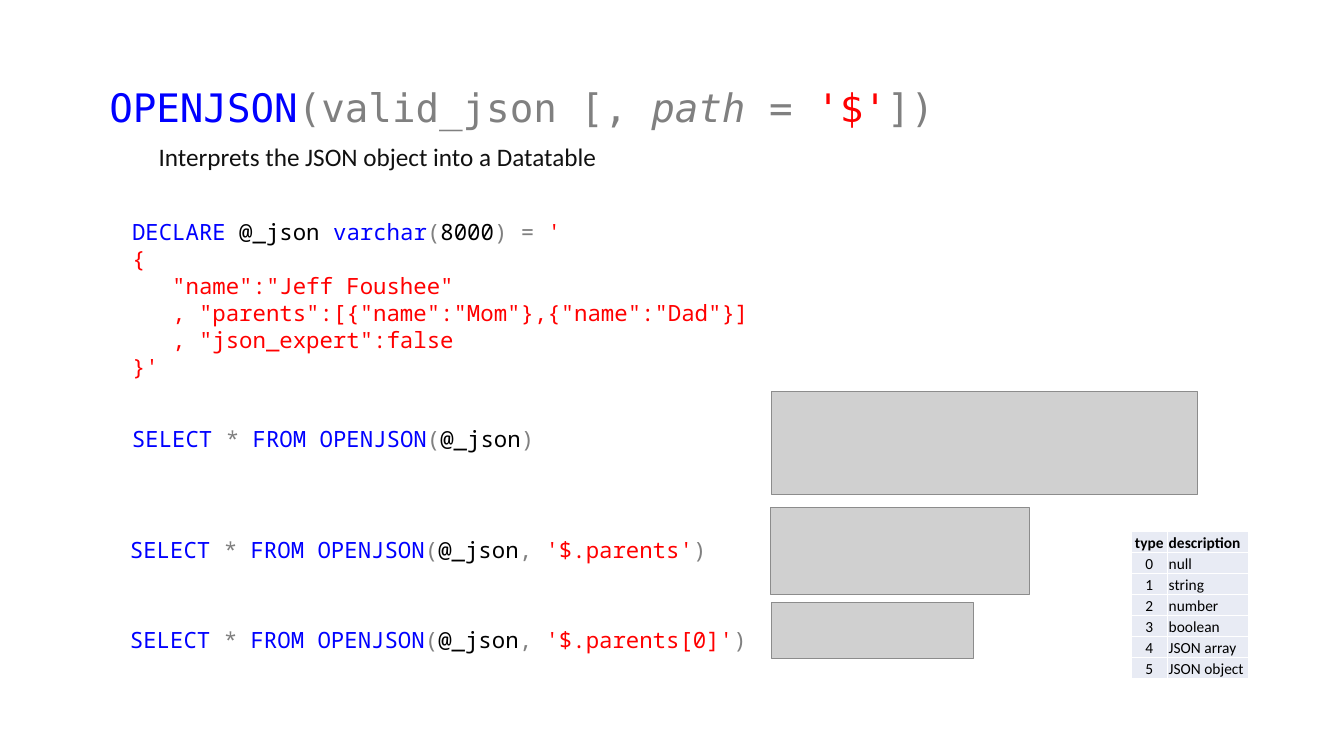
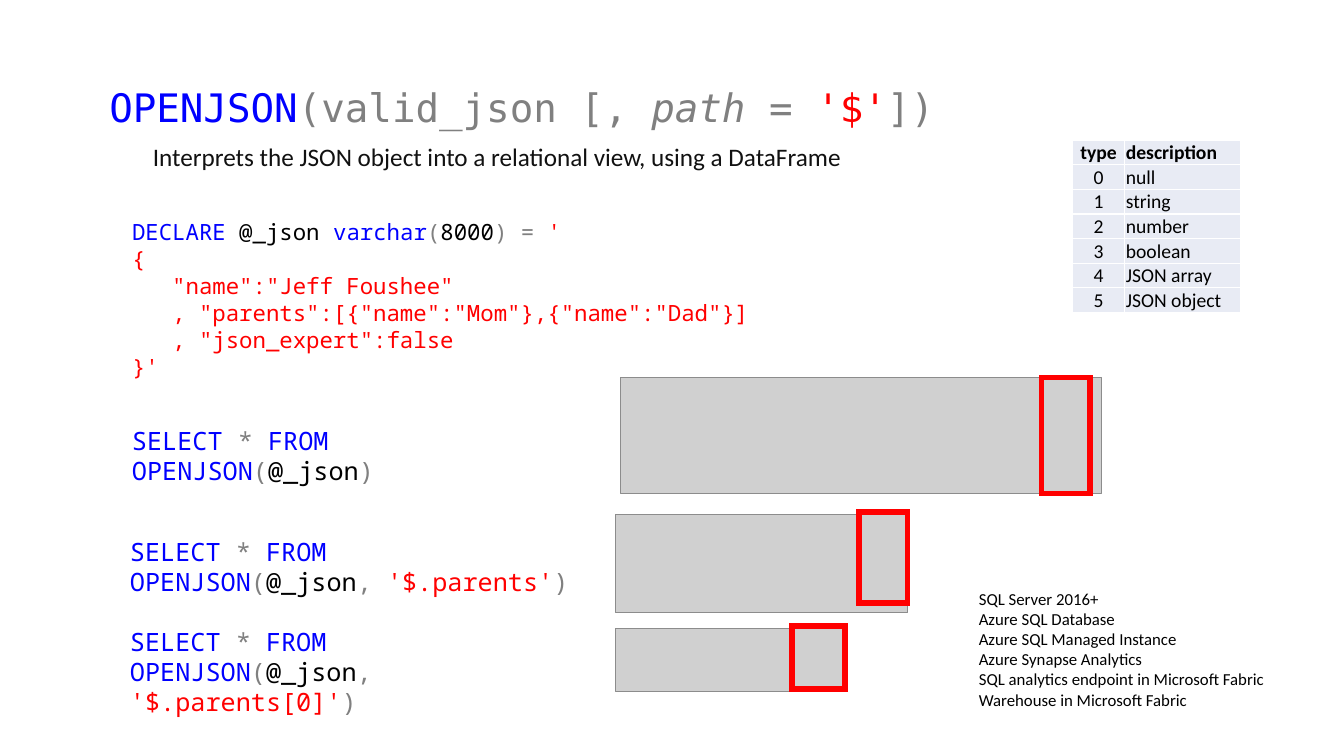
Before and after one commit to jbfoushee/MyPresentations, a slide deck: slide 34 of TSQL_JSON_Operators/TSQL_JSON_Operators.pptx (slide 18 before the commit). Drawn at 1344x756 pixels with LibreOffice and Linux fonts; fonts in the diff are those of the drawing; grey boxes stand for pictures. Boxes give left, top, right and bottom in pixels: in the first picture for what was removed or moved away, otherwise in the second. Text is boxed around its words. In the diff, an @@ line names an element or a change of style, - is before the commit and + after.

```diff
--- a/TSQL_JSON_Operators/TSQL_JSON_Operators.pptx
+++ b/TSQL_JSON_Operators/TSQL_JSON_Operators.pptx
@@ text at (x1=153, y1=148, x2=840, y2=171): text changed @@
-Interprets the JSON object into a Datatable
+Interprets the JSON object into a relational view, using a DataFrame
@@ table at (x1=1073, y1=140, x2=1241, y2=315) @@
@@ size 11 to 14 pt @@
@@ table resized from (x1=1131, y1=531, x2=1248, y2=681) to (x1=1073, y1=140, x2=1241, y2=315) @@
@@ picture resized from (x1=772, y1=392, x2=1198, y2=495) to (x1=621, y1=377, x2=1102, y2=493) @@
@@ rectangle added at (x1=1042, y1=377, x2=1090, y2=493), outline #FF0000 4 pt @@
@@ text at (x1=132, y1=431, x2=374, y2=486): text changed; size 16 to 18 pt @@
-SELECT * FROM OPENJSON(@_json)
+SELECT * FROM
+OPENJSON(@_json)
@@ picture resized from (x1=771, y1=508, x2=1029, y2=595) to (x1=616, y1=514, x2=908, y2=613) @@
@@ rectangle added at (x1=859, y1=512, x2=907, y2=603), outline #FF0000 4 pt @@
@@ text at (x1=130, y1=542, x2=568, y2=597): text changed; size 16 to 18 pt @@
-SELECT * FROM OPENJSON(@_json, '$.parents')
+SELECT * FROM
+OPENJSON(@_json, '$.parents')
@@ text added at (x1=979, y1=593, x2=1264, y2=706), 12 pt, text #000000 @@
+SQL Server 2016+
+Azure SQL Database
+Azure SQL Managed Instance
+Azure Synapse Analytics
+SQL analytics endpoint in Microsoft Fabric
+Warehouse in Microsoft Fabric
@@ picture resized from (x1=772, y1=603, x2=974, y2=658) to (x1=616, y1=628, x2=846, y2=692) @@
@@ rectangle added at (x1=792, y1=626, x2=846, y2=690), outline #FF0000 4 pt @@
@@ text at (x1=130, y1=632, x2=372, y2=717): text changed; size 16 to 18 pt @@
-SELECT * FROM OPENJSON(@_json, '$.parents[0]')
+SELECT * FROM
+OPENJSON(@_json, '$.parents[0]')
```
Also in this commit, not shown: 15 other slides changed, 47 slides added, 1 slide removed, 3 other files.
